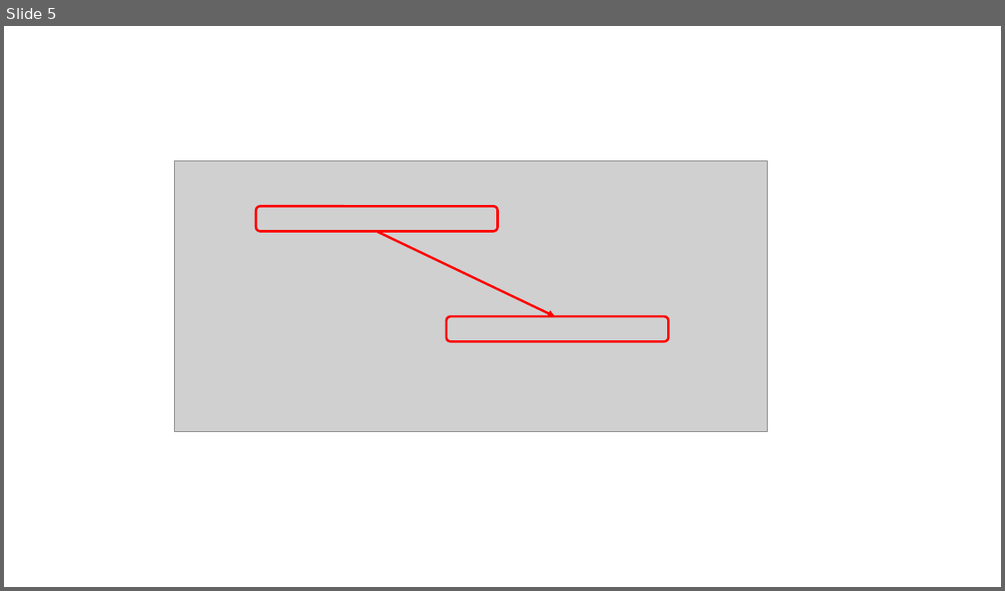
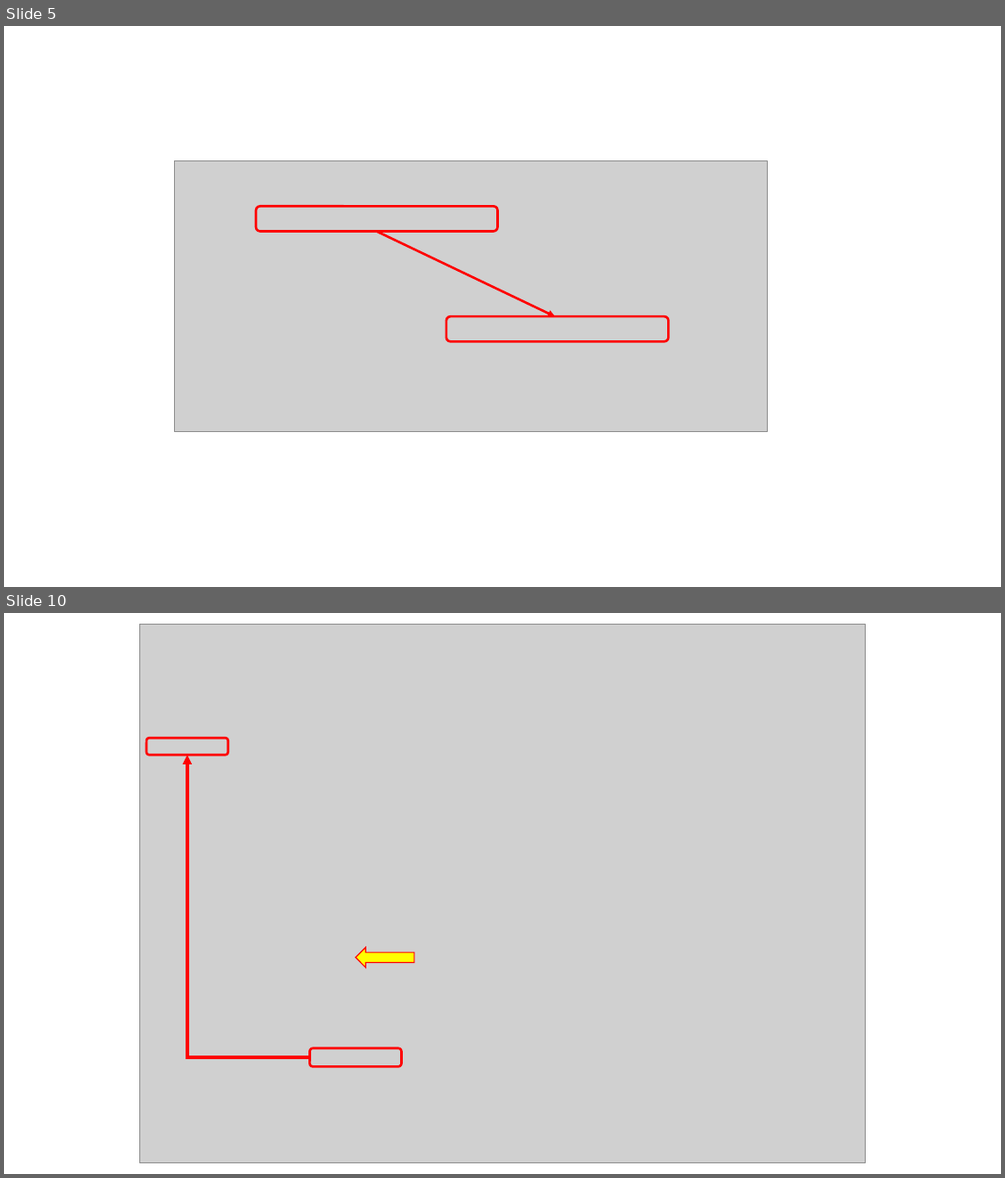
Before and after one commit to COM-LAB-I-2565/COM-LAB-I-LabSheet-4, a slide deck: Pictures/picture capture and edit.pptx. Shown one above the other, each under a label of ours: slide 5 before the commit, slides 5 and 10 after it; the slides between them are not shown. The pictures are 1005x591 and 1005x1178 pixels, drawn with LibreOffice and Linux fonts; fonts in the diff are those of the drawing; grey boxes stand for pictures. Boxes give left, top, right and bottom in pixels: in the first picture for what was removed or moved away, otherwise in the second. Text is boxed around its words. In the diff, an @@ line names an element or a change of style, - is before the commit and + after.

```diff
--- a/Pictures/picture capture and edit.pptx
+++ b/Pictures/picture capture and edit.pptx
@@ slide 10 added at bbox=[4, 613, 1001, 1174], background #FFFFFF @@
@@ picture added at bbox=[140, 625, 866, 1163] @@
@@ rounded rectangle added at bbox=[146, 738, 228, 755], outline #FF0000 2.25 pt @@
@@ elbow arrow added from (310, 1057) to (187, 755), #FF0000 3 pt @@
@@ left arrow added at bbox=[356, 948, 413, 967], fill #FFFF00, outline #FF0000 1 pt @@
@@ rounded rectangle added at bbox=[310, 1048, 402, 1066], outline #FF0000 2.25 pt @@
```
Also in this commit, not shown: 11 other slides added, 8 slides removed.
